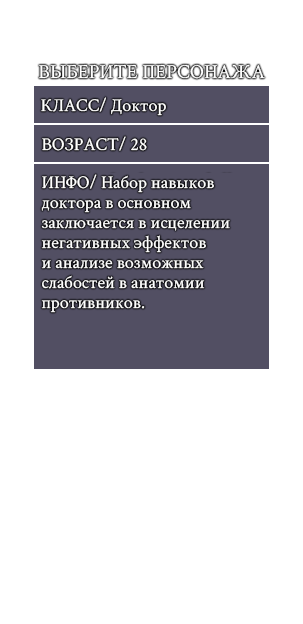
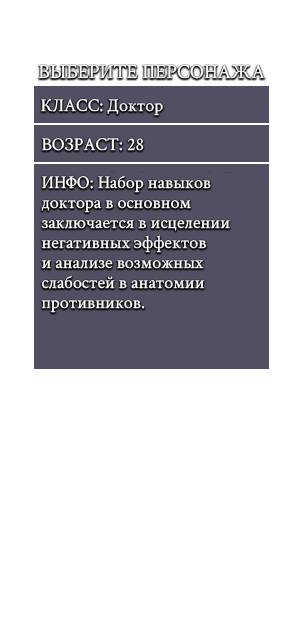
Before/after of a 303×624 layered artwork. What changed in the layer stack:
renamed "ИНФО/ Набор навыков доктора в основном заключается в исцелении" to "ИНФО: Набор навыков доктора в основном заключается в исцелении", painted on it over [41, 174, 230, 313]
renamed "ВОЗРАСТ/ 28" to "ВОЗРАСТ: 28", painted on it over [42, 136, 147, 151]
renamed "КЛАСС/ Доктор" to "КЛАСС: Доктор", painted on it over [41, 97, 166, 116]
